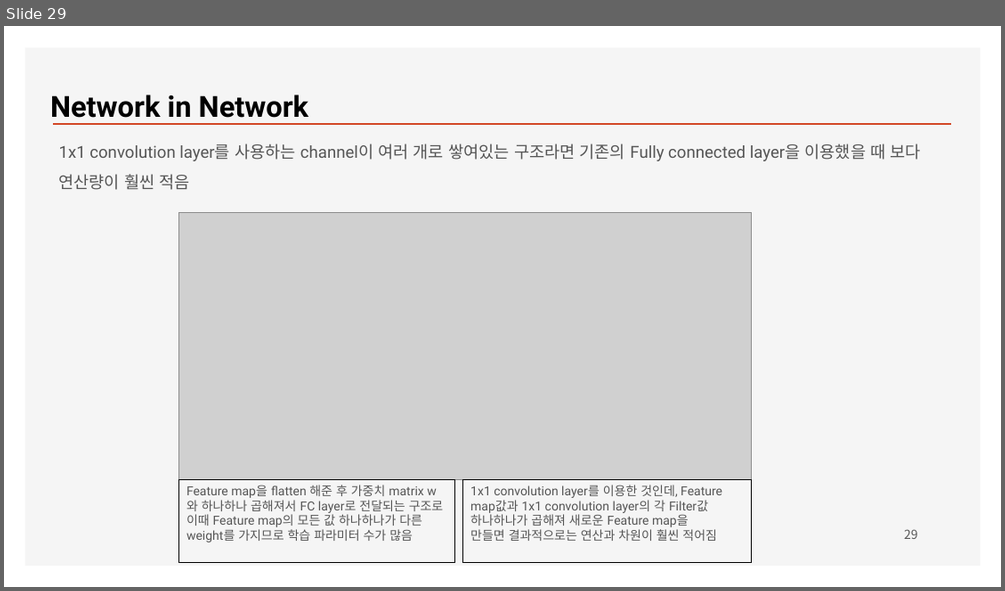
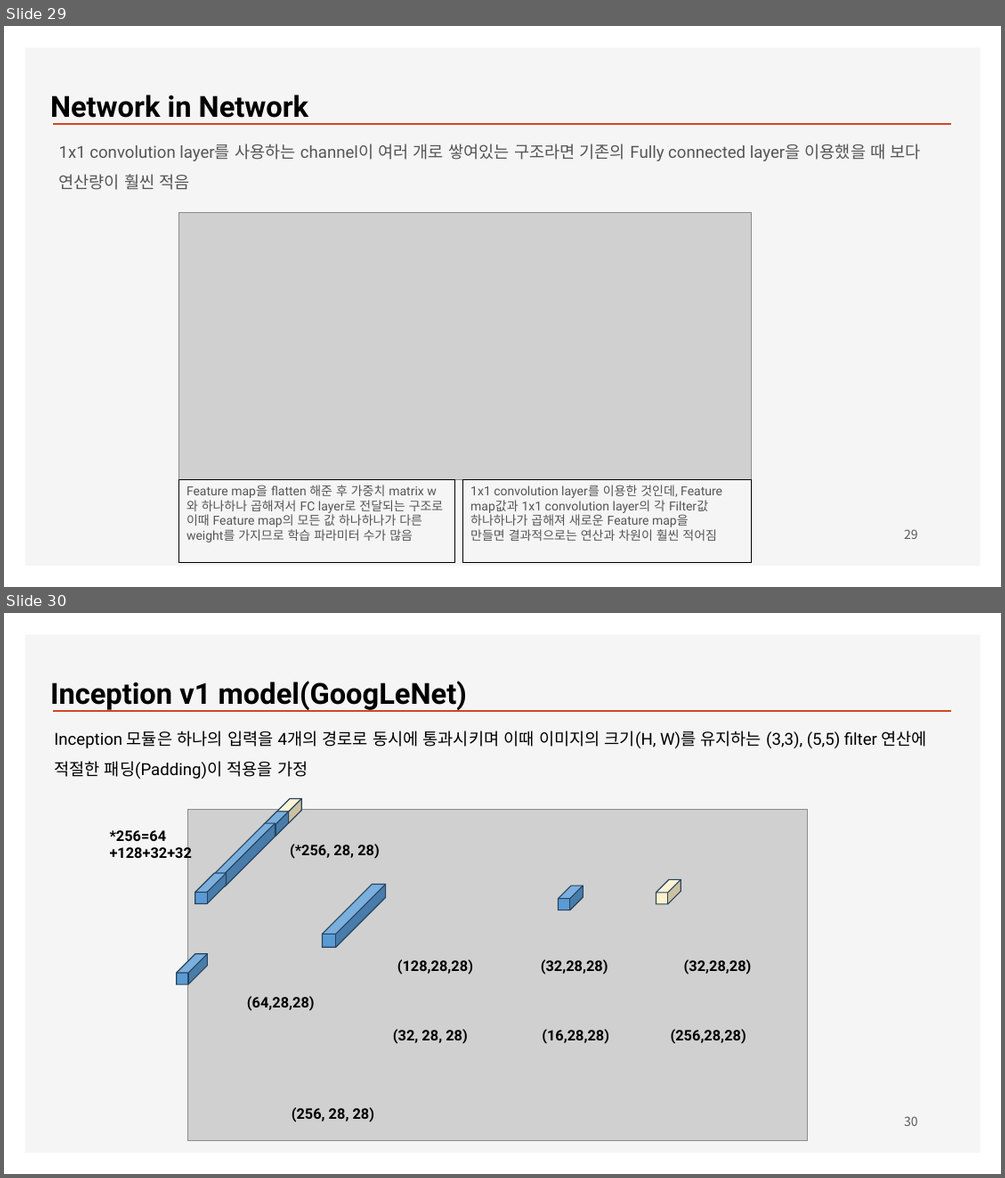
Before and after one commit to ancestor9/2026_Fall_Deep-Learning-with-Python, a slide deck: Chapter 09 ConvNet architecture patterns.pptx. Shown one above the other, each under a label of ours: slide 29 before the commit, slides 29 and 30 after it. The pictures are 1005x591 and 1005x1178 pixels, drawn with LibreOffice and Linux fonts; fonts in the diff are those of the drawing; grey boxes stand for pictures; background and template pictures are left out. Boxes give left, top, right and bottom in pixels: in the first picture for what was removed or moved away, otherwise in the second. Text is boxed around its words. In the diff, an @@ line names an element or a change of style, - is before the commit and + after.

```diff
--- a/Chapter 09 ConvNet architecture patterns.pptx
+++ b/Chapter 09 ConvNet architecture patterns.pptx
@@ slide 30 added at [4,613,1001,1174], background #FFFFFF; not listed: 2 template elements that a slide beside it also shows @@
@@ text added at [50,681,467,711], 28 pt, text #000000, bold @@
+Inception v1 model(GoogLeNet)
@@ text added at [54,730,927,779], 16 pt, text #000000 @@
+Inception 모듈은 하나의 입력을 4개의 경로로 동시에 통과시키며 이때 이미지의 크기(H, W)를 유지하는 (3,3), (5,5) filter 연산에 적절한 패딩(Padding)이 적용을 가정
@@ picture added at [188,809,808,1141] @@
@@ text added at [110,830,192,863], 14 pt, text #000000, bold @@
+*256=64 +128+32+32
@@ text added at [290,844,380,859], 14 pt, text #000000, bold @@
+(*256, 28, 28)
@@ group added at [195,798,301,904]: 4 cubes @@
@@ cube added at [656,879,680,904], fill #FFF2CC, outline #28445D 1 pt @@
@@ cube added at [323,884,386,947], fill #5B9BD5, outline #28445D 1 pt @@
@@ cube added at [558,885,582,910], fill #5B9BD5, outline #28445D 1 pt @@
@@ cube added at [177,954,208,985], fill #5B9BD5, outline #28445D 1 pt @@
@@ text added at [397,959,473,974], 14 pt, text #000000, bold @@
+(128,28,28)
@@ text added at [541,959,608,974], 14 pt, text #000000, bold @@
+(32,28,28)
@@ text added at [684,959,752,974], 14 pt, text #000000, bold @@
+(32,28,28)
@@ text added at [247,996,315,1011], 14 pt, text #000000, bold @@
+(64,28,28)
@@ text added at [393,1029,468,1044], 14 pt, text #000000, bold @@
+(32, 28, 28)
@@ text added at [542,1029,609,1044], 14 pt, text #000000, bold @@
+(16,28,28)
@@ text added at [671,1029,746,1044], 14 pt, text #000000, bold @@
+(256,28,28)
@@ text added at [291,1107,375,1122], 14 pt, text #000000, bold @@
+(256, 28, 28)
@@ page number added at [904,1116,918,1126], 12 pt, text #595959 @@
+30
```
Also in this commit, not shown: 1 slide changed.
